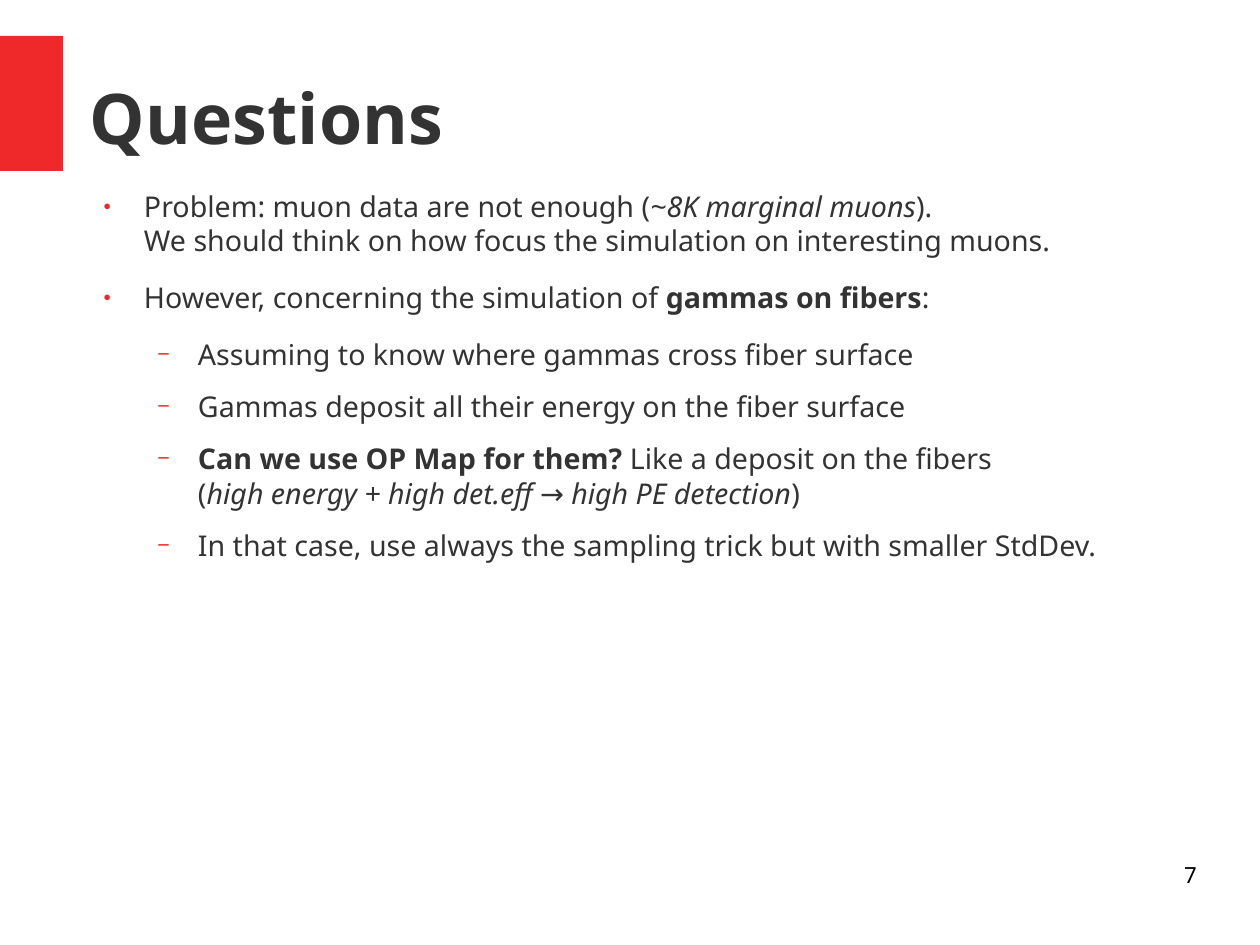
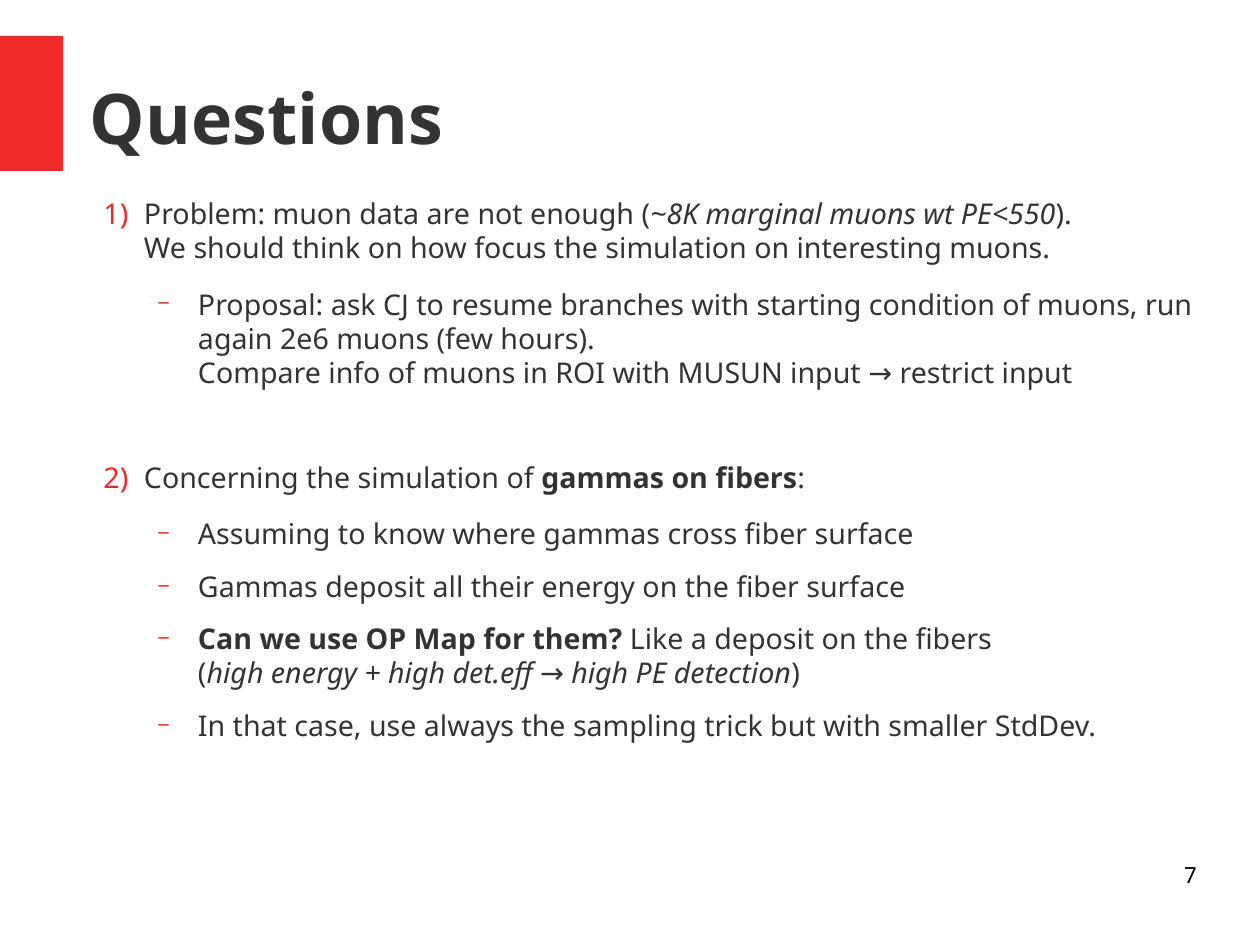
Before and after one commit to luigiberducci/ML4NP, a slide deck: slide 7 of Docs/meeting_ml4np_21mag2020.odp. Drawn at 1260x945 pixels with LibreOffice and Linux fonts; fonts in the diff are those of the drawing. Boxes give left, top, right and bottom in pixels: in the first picture for what was removed or moved away, otherwise in the second. Text is boxed around its words. In the diff, an @@ line names an element or a change of style, - is before the commit and + after.

```diff
--- a/Docs/meeting_ml4np_21mag2020.odp
+++ b/Docs/meeting_ml4np_21mag2020.odp
@@ text "Problem: muon data are not ...": place and size @@
-text "Problem: muon data are not ..." at [144,195,1096,563]
+text "Problem: muon data are not ..." at [144,202,1192,743]
@@ text at [144,202,1192,495]: text changed @@
-● Problem: muon data are not enough (~8K marginal muons).
-  We should think on how focus the simulation on interesting muons.
-● However, concerning the simulation of gammas on fibers:
+1) Problem: muon data are not enough (~8K marginal muons wt PE<550).
+   We should think on how focus the simulation on interesting muons.
+  − Proposal: ask CJ to resume branches with starting condition of muons, run again 2e6 muons (few hours).
+    Compare info of muons in ROI with MUSUN input → restrict input
+2) Concerning the simulation of gammas on fibers:
```
Also in this commit, not shown: 4 other slides changed, 1 slide added, 2 other files.
